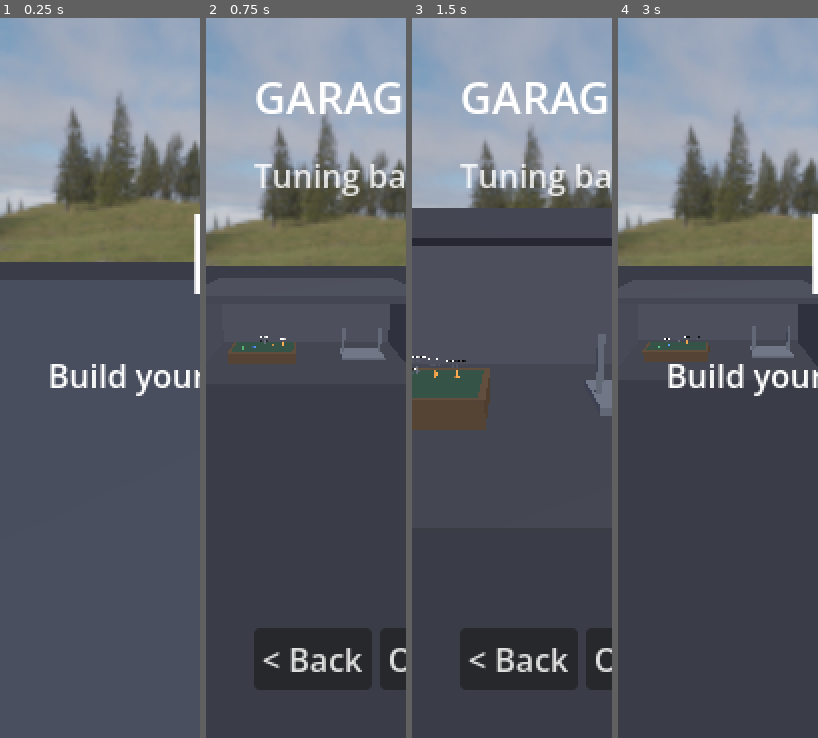
Above: before the commit, frames 1-4 (left to right).
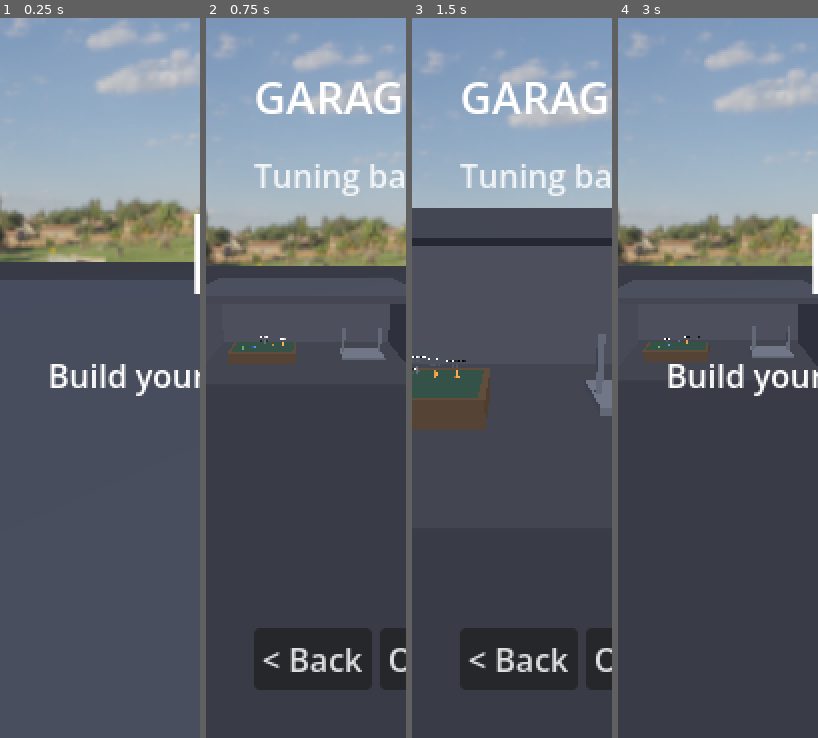
Above: after the commit, the same moments.

Repository: felixxwu/TAPPA
Game: Godot game, scene res://hq.tscn
Same seed, same stepped clock (60 frames per second), same inputs: the game is played once before the commit and once after it.
Inputs (mouse positions are in pixels of both pictures, inside the frame that each line leads up to):
- Up to frame 1 (0.25 s): no input
- Up to frame 2 (0.75 s): tap Enter (menu_select) at 0.5 s; move the mouse to (350, 342) at 0.52 s; hold Right (menu_right) from 0.53 s (still down); tap C (cycle_camera) at 0.6 s; click (350, 342) at 0.67 s
- Up to frame 3 (1.5 s): release Right (menu_right) at 1.25 s; drag from (472, 414) to (502, 522) at 1.27 s
- Up to frame 4 (3 s): tap R (reset_car) at 2 s; move the mouse to (738, 219) at 2.02 s; hold Right (menu_right) 2.03-2.75 s; tap T (toggle_gearbox) at 2.1 s; click "< Back" at 2.75 s

The runs differ from the first frame. In frame 1, 14% of the frame differs, in the area x 0-100%, y 0-34%; in frame 2, 13%; in frame 3, 8.6%; in frame 4, 14%.

Commit message:
Swap skybox to an open field sky (rooitou_park)
Replace the alpine panorama with an open green field under a bright blue sky
(CC0 Poly Haven rooitou_park via the drei-assets GitHub mirror; tonemapped to
LDR textures/sky_field.png) — a plain, treeline-free horizon. Fog colour
re-matched to its horizon (0.482, 0.498, 0.403). Removes sky_alpine.png;
updates main.tscn, hq.gd, GameConfig, docs and the spec.

Co-Authored-By: Claude Opus 4.8 <noreply@anthropic.com>
Claude-Session: https://claude.ai/code/session_01PLQykZE5pjt1kQpU7aTPWz

Diff:
--- a/rally/config/game_config.tres
+++ b/rally/config/game_config.tres
@@ -34,7 +34,7 @@
 smoothing = 3.0
 fog_density = 0.005
 fog_sky_affect = 0.15
-background_color = Color(0.311, 0.315, 0.268, 1)
+background_color = Color(0.482, 0.498, 0.403, 1)
 car_light_amount = 1.0
 terrain_light_amount = 1.0
 terrain_tile_per_meter = 0.5
--- a/rally/main.tscn
+++ b/rally/main.tscn
@@ -12,7 +12,7 @@
 [ext_resource type="Script" uid="uid://da6jmm86ad2c" path="res://scripts/mobile_controls.gd" id="9_mobile"]
 [ext_resource type="Script" uid="uid://c1ihaadjtfrte" path="res://scripts/camera_manager.gd" id="10_cammgr"]
 [ext_resource type="Texture2D" uid="uid://qxvxctxwm27g" path="res://textures/gravel.jpg" id="11_gravel"]
-[ext_resource type="Texture2D" uid="uid://djc8oestbfpa7" path="res://textures/sky_alpine.png" id="12_sky"]
+[ext_resource type="Texture2D" uid="uid://bcx6lhspkcwhl" path="res://textures/sky_field.png" id="12_sky"]
 
 [sub_resource type="PanoramaSkyMaterial" id="sky_mat"]
 panorama = ExtResource("12_sky")
@@ -24,7 +24,7 @@
 background_mode = 2
 sky = SubResource("sky")
 fog_enabled = true
-fog_light_color = Color(0.311, 0.315, 0.268, 1)
+fog_light_color = Color(0.482, 0.498, 0.403, 1)
 fog_density = 0.005
 fog_sky_affect = 0.15
 
--- a/rally/scripts/game_config.gd
+++ b/rally/scripts/game_config.gd
@@ -355,8 +355,8 @@
 ## reads clearly above the haze.
 @export_range(0.0, 1.0) var fog_sky_affect := 0.15
 ## Fog / backdrop colour. Matched to the skybox's HORIZON (sampled from
-## textures/sky_alpine.png) so the distant terrain dissolves into the treeline seam.
-@export var background_color := Color(0.311, 0.315, 0.268)
+## textures/sky_field.png) so the distant terrain dissolves into the field seam.
+@export var background_color := Color(0.482, 0.498, 0.403)
 ## Coarse far-terrain backdrop (DistantTerrain) that gives the sky a horizon past
 ## the detailed chunk ring. Disable to fall back to fog-only edge hiding.
 @export var distant_terrain_enabled := true
--- a/rally/scripts/hq.gd
+++ b/rally/scripts/hq.gd
@@ -116,7 +116,7 @@
 	# Same skybox as the run scene (main.tscn) so HQ shares the look. The garage
 	# stays lit (directional + ambient below); the sky is just the backdrop.
 	var sky_mat := PanoramaSkyMaterial.new()
-	sky_mat.panorama = load("res://textures/sky_alpine.png")
+	sky_mat.panorama = load("res://textures/sky_field.png")
 	var sky := Sky.new()
 	sky.sky_material = sky_mat
 	e.background_mode = Environment.BG_SKY
Binary file removed: rally/textures/sky_alpine.png
Binary file added: rally/textures/sky_field.png
Not shown, changed: rally/textures/sky_field.png.import
Not shown, changed: rally/features/rendering.md
Not shown, changed: rally/todo/distant-terrain-and-sky.md
